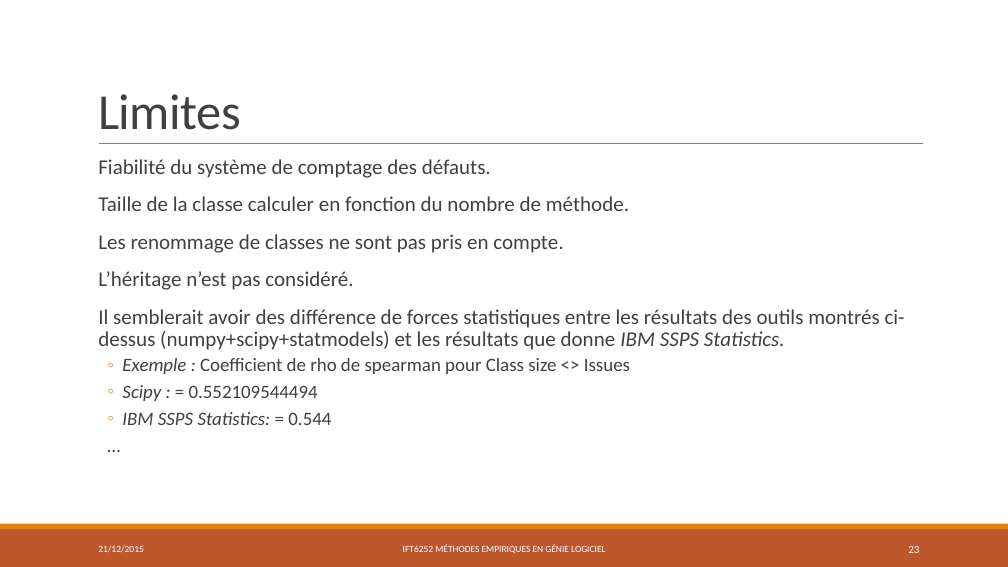
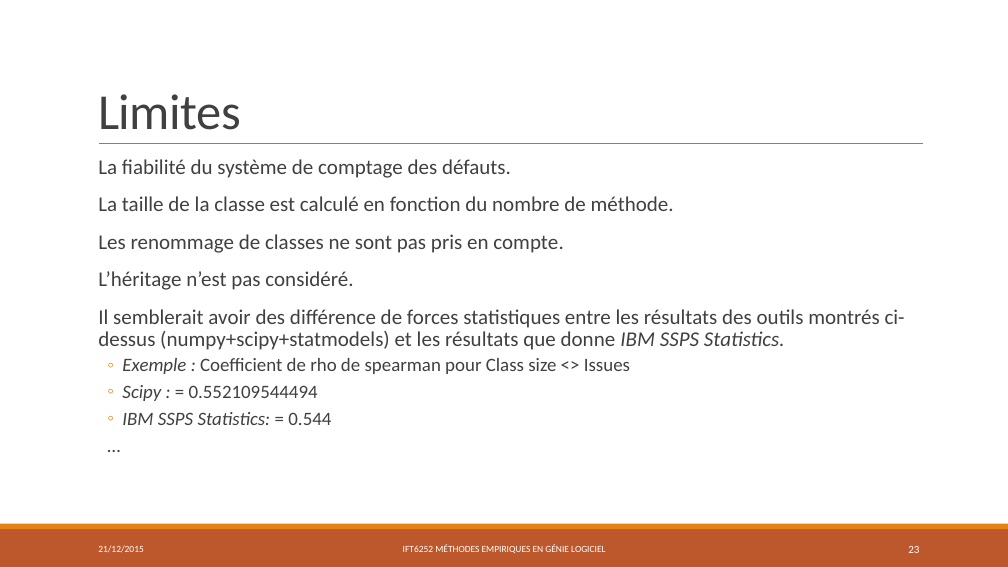
Before and after one commit to PierreGe/Android-defect-study, a slide deck: slide 23 of rapport/presentation/final.pptx. Drawn at 1008x567 pixels with LibreOffice and Linux fonts; fonts in the diff are those of the drawing. Boxes give left, top, right and bottom in pixels: in the first picture for what was removed or moved away, otherwise in the second. Text is boxed around its words. In the diff, an @@ line names an element or a change of style, - is before the commit and + after.

```diff
--- a/rapport/presentation/final.pptx
+++ b/rapport/presentation/final.pptx
@@ text at (x1=98, y1=159, x2=674, y2=211): text changed @@
-  Fiabilité du système de comptage des défauts.
-  Taille de la classe calculer en fonction du nombre de méthode.
+  La fiabilité du système de comptage des défauts.
+  La taille de la classe est calculé en fonction du nombre de méthode.
```
Also in this commit, not shown: 13 other slides changed, 1 other file.
